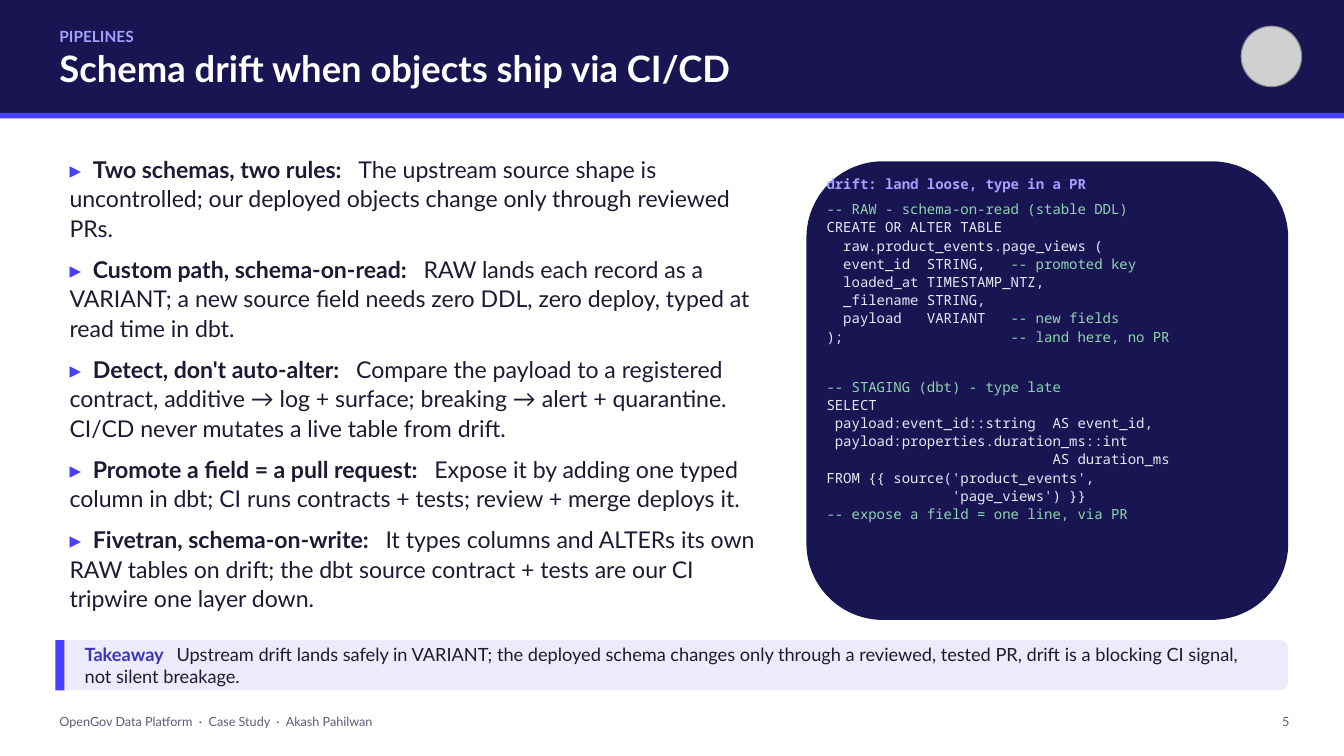
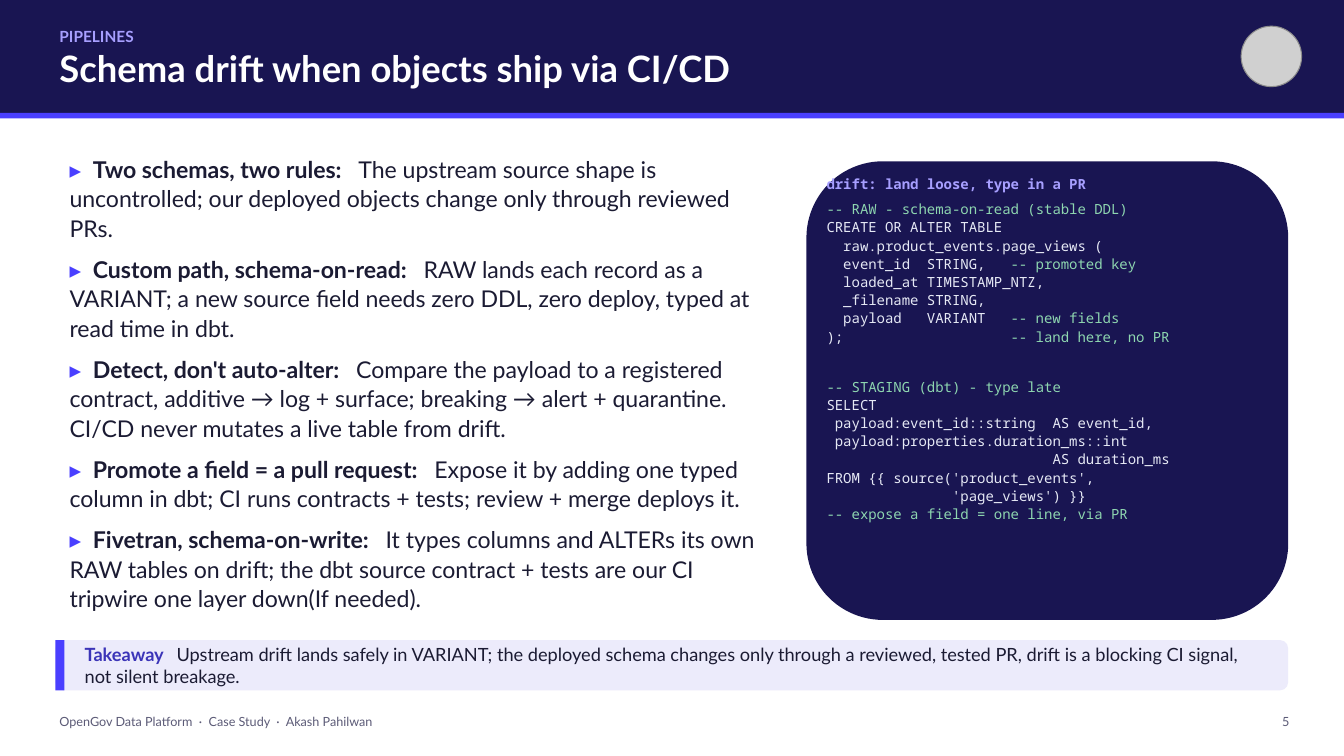
Before and after one commit to akashpahilwan/OpenGovPOC, a slide deck: slide 5 of presentation/OpenGov_Data_Platform_CaseStudy.pptx. Drawn at 1344x756 pixels with LibreOffice and Linux fonts; fonts in the diff are those of the drawing; grey boxes stand for pictures. Boxes give left, top, right and bottom in pixels: in the first picture for what was removed or moved away, otherwise in the second. Text is boxed around its words. In the diff, an @@ line names an element or a change of style, - is before the commit and + after.

```diff
--- a/presentation/OpenGov_Data_Platform_CaseStudy.pptx
+++ b/presentation/OpenGov_Data_Platform_CaseStudy.pptx
@@ text at [70,531,755,611]: text changed @@
-▸ Fivetran, schema-on-write: It types columns and ALTERs its own RAW tables on drift; the dbt source contract + tests are our CI tripwire one layer down.
+▸ Fivetran, schema-on-write: It types columns and ALTERs its own RAW tables on drift; the dbt source contract + tests are our CI tripwire one layer down(If needed).
```
Also in this commit, not shown: 4 other slides changed, 2 other files.
